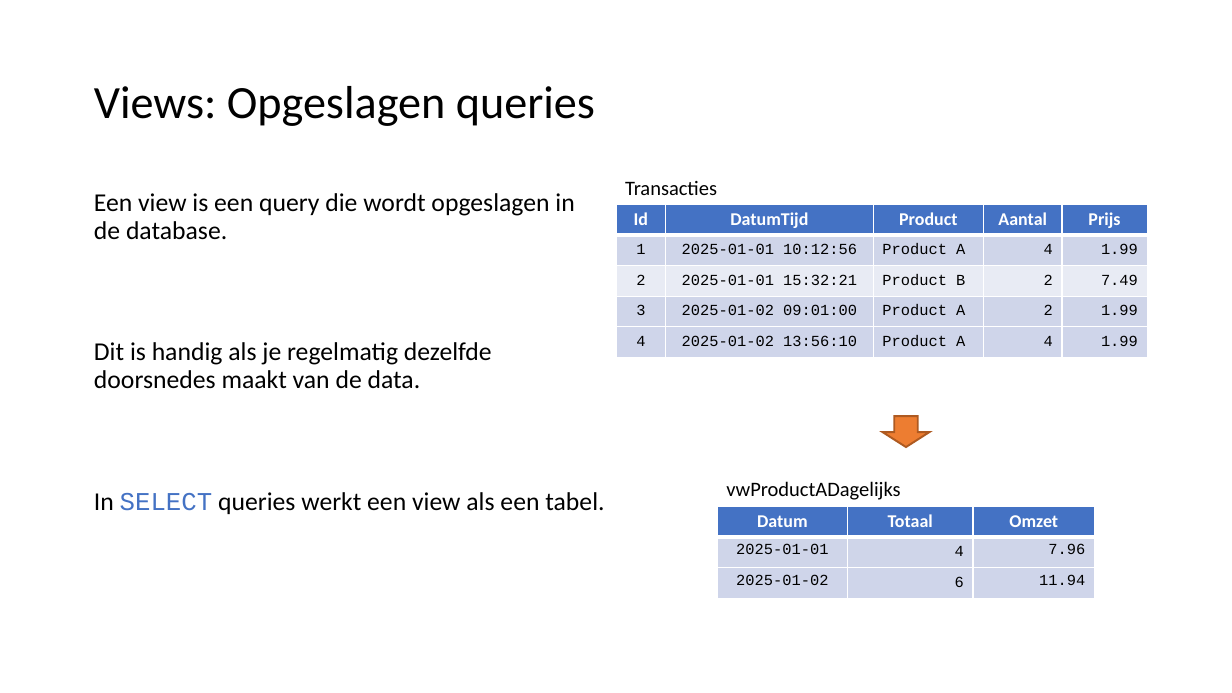
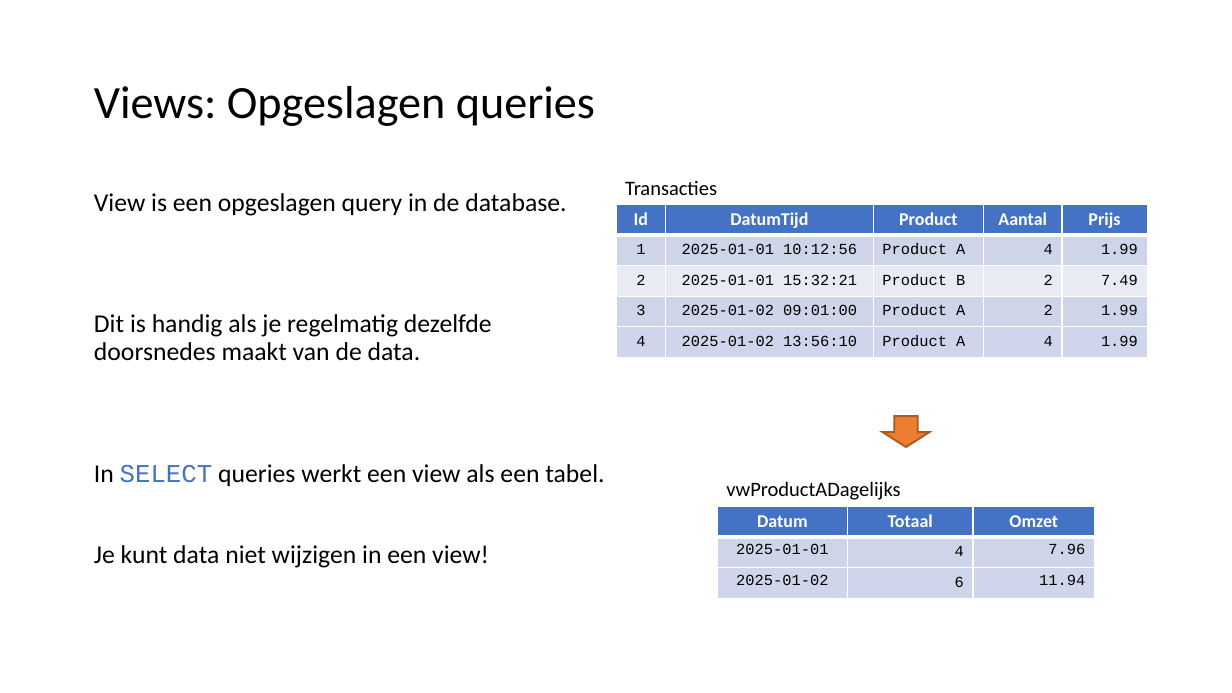
Before and after one commit to LFKoning/knowledge-sharing, a slide deck: slide 47 of sql_course_2p/2_database_design/2_database_design.pptx. Drawn at 1232x693 pixels with LibreOffice and Linux fonts; fonts in the diff are those of the drawing. Boxes give left, top, right and bottom in pixels: in the first picture for what was removed or moved away, otherwise in the second. Text is boxed around its words. In the diff, an @@ line names an element or a change of style, - is before the commit and + after.

Commit message:
Finalize SQL P2 database design

```diff
--- a/sql_course_2p/2_database_design/2_database_design.pptx
+++ b/sql_course_2p/2_database_design/2_database_design.pptx
@@ text at (x1=94, y1=193, x2=566, y2=216): text changed @@
-Een view is een query die wordt opgeslagen in de database.
+View is een opgeslagen query in de database.
@@ text at (x1=94, y1=545, x2=489, y2=568): paragraph added @@
+Je kunt data niet wijzigen in een view!
```
Also in this commit, not shown: 22 other slides changed, 1 slide added, 1 slide removed, 13 other files.
